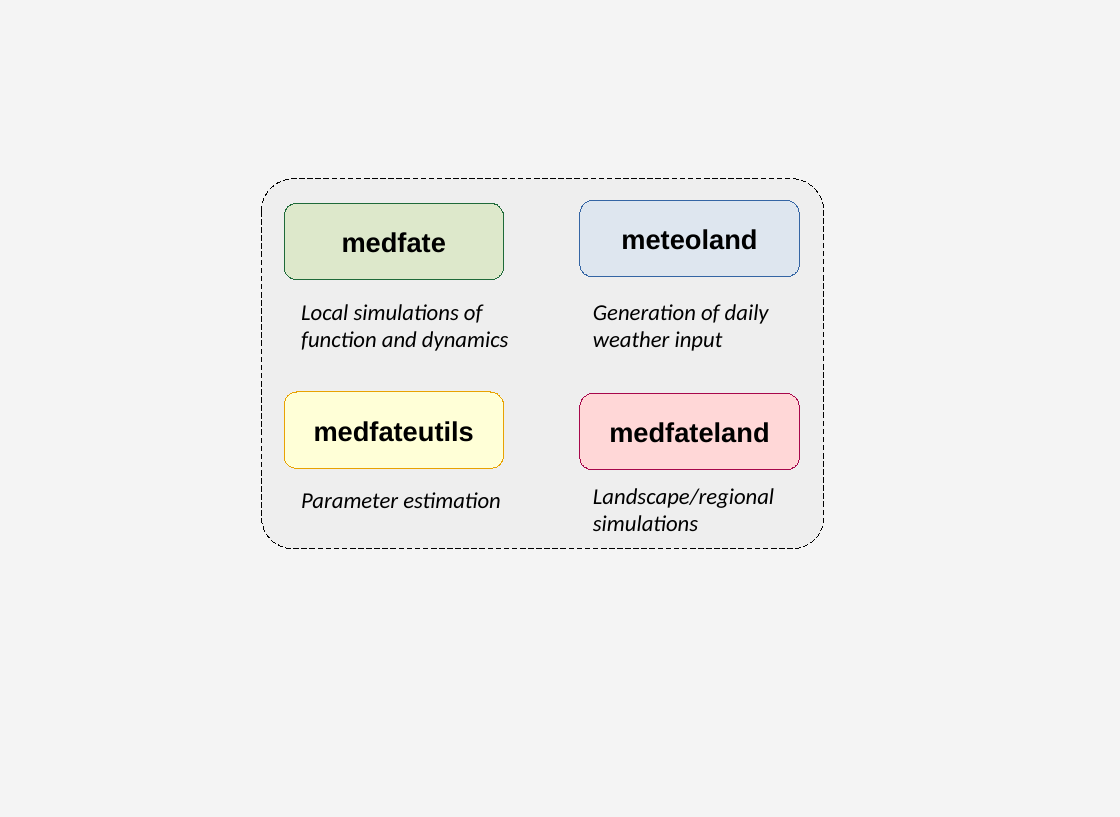
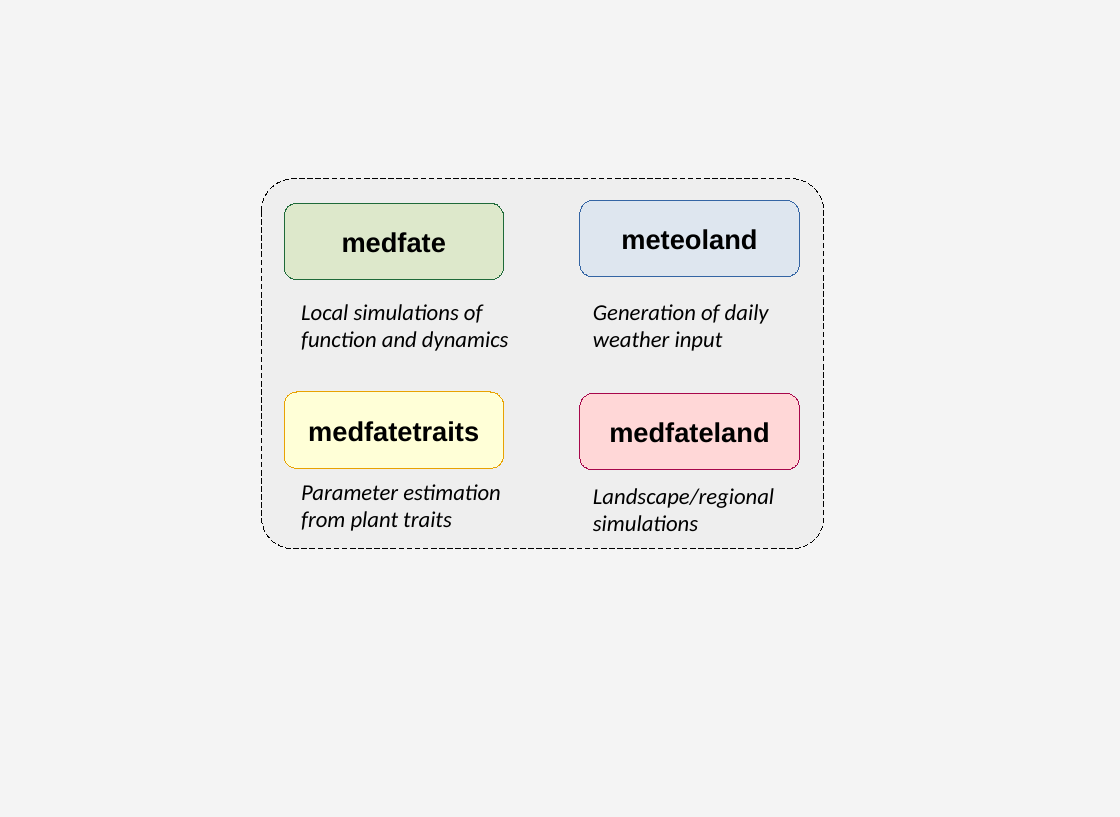
Before and after one commit to emf-creaf/medfatebook, a slide deck: slide 1 of figures/Diagrams.odp. Drawn at 1120x817 pixels with LibreOffice and Linux fonts; fonts in the diff are those of the drawing. Boxes give left, top, right and bottom in pixels: in the first picture for what was removed or moved away, otherwise in the second. Text is boxed around its words. In the diff, an @@ line names an element or a change of style, - is before the commit and + after.

```diff
--- a/figures/Diagrams.odp
+++ b/figures/Diagrams.odp
@@ text in rounded rectangle at (308,421,479,442): text changed @@
-medfateutils
+medfatetraits
@@ text at (301,484,501,531): text changed @@
-Parameter estimation
+Parameter estimation from plant traits
```
Also in this commit, not shown: 2 other slides changed, 40 other files.
